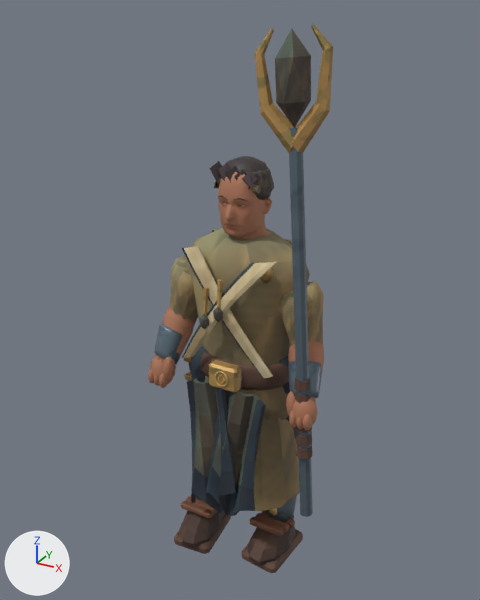
What one commit did to the glTF model public/assets/models/monk.glb.
The view is the same before and after, from a camera (50 mm lens) standing at (1.016, -1.876, 1.971) and looking at (-0.075, 0.108, 0.979). The axes (+X, +Y, +Z) are drawn at lower left. The lights are the same throughout. The picture after the commit comes second. Vertices at exactly the same position are counted once.

The scene before the commit, as lines of its bpy script (objects in view):
```python
me_monk_color_and_skin = bpy.data.meshes.new('monk color and skin')
me_monk_color_and_skin.from_pydata(...)  # 4831 vertices, 9300 faces; spans x -0.42..0.34, y -0.23..0.46, z -0.01..1.93
me_monk_color_and_skin.materials.append(mat_painted_metal_edges__textile_and_clay)
ob_monk = bpy.data.objects.new('monk', me_monk_color_and_skin)
ob_monk.location = (0.0, 0.0, 0.0)
```
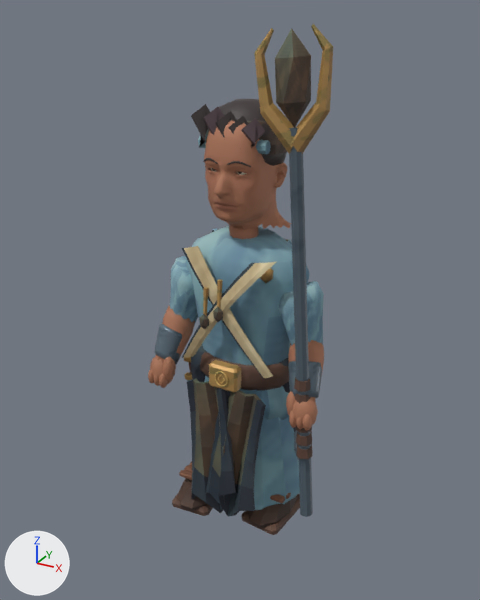
The newer file is also rescaled (x1.066), turned or shifted as a whole; pictures and numbers use the older file's frame.

What changed in the scene script:
```text
Change me_monk_color_and_skin:
    remove me_monk_color_and_skin.from_pydata(...)  # 4831 vertices, 9300 faces; spans x -0.42..0.34, y -0.23..0.46, z -0.01..1.93
    add me_monk_color_and_skin.from_pydata(...)  # 4831 vertices, 9300 faces; spans x -0.42..0.34, y -0.23..0.46, z 0.18..1.93
    me_monk_color_and_skin part 1: the loose piece of 100 vertices spanning x -0.09..0.09, y -0.07..0.09, z 1.41..1.53 is scaled about its middle by 1.5, then moved by (0.0, 0.01, 0.15)
    me_monk_color_and_skin part 2: the loose piece of 56 vertices spanning x -0.09..0.09, y -0.07..0.1, z 1.43..1.52 is scaled about its middle by 1.5, then moved by (0.0, 0.01, 0.15)
    me_monk_color_and_skin part 3: the loose piece of 1604 vertices spanning x -0.1..0.1, y -0.12..0.1, z 1.26..1.51 is scaled about its middle by 1.5, then moved by (0.0, 0.0, 0.1)
    me_monk_color_and_skin part 4: the loose piece of 56 vertices spanning x 0.01..0.06, y -0.1..-0.08, z 1.41..1.43 is scaled about its middle by 1.5, then moved by (0.02, -0.04, 0.12)
    me_monk_color_and_skin part 5: the loose piece of 10 vertices spanning x -0.09..-0.04, y -0.08..-0.04, z 1.44..1.53 is scaled about its middle by 1.5, then moved by (-0.03, -0.03, 0.15)
    me_monk_color_and_skin part 6: the loose piece of 10 vertices spanning x -0.06..-0.01, y -0.08..-0.04, z 1.44..1.52 is scaled about its middle by 1.5, then moved by (-0.02, -0.03, 0.15)
    me_monk_color_and_skin part 7: the loose piece of 10 vertices spanning x -0.03..0.02, y -0.09..-0.04, z 1.43..1.52 is scaled about its middle by 1.5, then moved by (0.0, -0.03, 0.15)
    me_monk_color_and_skin part 8: the loose piece of 10 vertices spanning x 0.0..0.05, y -0.08..-0.04, z 1.43..1.51 is scaled about its middle by 1.5, then moved by (0.01, -0.03, 0.15)
    me_monk_color_and_skin part 9: the loose piece of 10 vertices spanning x 0.03..0.08, y -0.08..-0.04, z 1.44..1.51 is scaled about its middle by 1.5, then moved by (0.03, -0.03, 0.15)
    me_monk_color_and_skin part 10: the loose piece of 18 vertices spanning x -0.08..0.08, y -0.06..-0.04, z 1.44..1.46 is scaled about its middle by 1.5, then moved by (0.0, -0.02, 0.14)
    me_monk_color_and_skin part 11: the loose piece of 40 vertices spanning x -0.22..-0.07, y -0.21..0.05, z 0.03..0.13 is scaled about its middle by (1, 1, 0.772), then moved by (0.0, 0.0, 0.17)
    me_monk_color_and_skin part 12: the loose piece of 32 vertices spanning x -0.21..-0.07, y -0.14..-0.11, z 0.13..0.16 is moved by (0.0, 0.0, 0.16)
    me_monk_color_and_skin part 13: the loose piece of 32 vertices spanning x -0.22..-0.08, y -0.1..-0.07, z 0.12..0.15 is moved by (0.0, 0.0, 0.16)
    me_monk_color_and_skin part 14: the loose piece of 32 vertices spanning x -0.24..-0.06, y -0.2..0.05, z -0.01..0.04 is moved by (0.0, 0.0, 0.19)
    me_monk_color_and_skin part 15: the loose piece of 40 vertices spanning x 0.07..0.22, y -0.16..0.1, z 0.03..0.13 is scaled about its middle by (1, 1, 0.772), then moved by (0.0, 0.0, 0.17)
    me_monk_color_and_skin part 16: the loose piece of 12 vertices spanning x 0.13..0.17, y -0.04..-0.02, z 0.16..0.22 is moved by (0.0, 0.0, 0.15)
    me_monk_color_and_skin part 17: the loose piece of 32 vertices spanning x 0.07..0.21, y -0.09..-0.06, z 0.13..0.16 is moved by (0.0, 0.0, 0.16)
    me_monk_color_and_skin part 18: 181 of the vertices in x 0.04..0.24, y -0.15..0.14, z -0.01..0.86 are scaled about their middle by (1, 1, 0.772), then moved by (0.0, 0.0, 0.09)
    me_monk_color_and_skin part 19: 2909 faces centred in x -0.42..0.32, y -0.18..0.44, z 0.12..1.93 are repainted in the vertex colours; the middle colour goes from brown #a98264 to beige #a29976
    me_monk_color_and_skin part 20: 2300 faces centred in x -0.41..0.33, y -0.21..0.43, z -0.01..1.88 are repainted in the vertex colours; the middle colour goes from brown #5b4a43 to brown #5c4a41
    other edits to the shape of me_monk_color_and_skin do not show in these pictures
```

Where the change shows, as pixel boxes [x1, y1, x2, y2] in the pictures (480 x 600 px; the box of a moved part takes in the faces that stretch with it):
'monk', reshaped, recoloured (7% shorter)
    before: [148, 24, 333, 573]
    after: [148, 24, 333, 535]
part 1 of me_monk_color_and_skin, moved or reshaped
    before: [220, 156, 271, 200]
    after: [208, 99, 287, 166]
part 2 of me_monk_color_and_skin, moved or reshaped
    before: [219, 158, 274, 194]
    after: [205, 102, 287, 155]
part 3 of me_monk_color_and_skin, moved or reshaped
    before: [218, 172, 272, 237]
    after: [204, 120, 291, 229]
part 4 of me_monk_color_and_skin, moved or reshaped
    before: [234, 198, 248, 202]
    after: [227, 161, 251, 167]
part 5 of me_monk_color_and_skin, moved or reshaped
    before: [210, 161, 222, 188]
    after: [191, 104, 210, 147]
part 6 of me_monk_color_and_skin, moved or reshaped
    before: [218, 163, 231, 181]
    after: [203, 107, 224, 135]
part 7 of me_monk_color_and_skin, moved or reshaped
    before: [226, 166, 239, 183]
    after: [216, 111, 237, 137]
part 8 of me_monk_color_and_skin, moved or reshaped
    before: [234, 169, 247, 180]
    after: [229, 116, 249, 133]
part 9 of me_monk_color_and_skin, moved or reshaped
    before: [242, 171, 257, 190]
    after: [241, 118, 265, 148]
part 10 of me_monk_color_and_skin, moved or reshaped
    before: [214, 180, 261, 194]
    after: [198, 135, 271, 154]
part 11 of me_monk_color_and_skin, moved or reshaped
    before: [179, 510, 224, 548]
    after: [178, 478, 207, 511]
part 12 of me_monk_color_and_skin, moved or reshaped
    before: [181, 501, 213, 518]
    after: [179, 470, 192, 480]
part 13 of me_monk_color_and_skin, moved or reshaped
    before: [186, 496, 217, 514]
    after: [184, 465, 192, 472]
part 14 of me_monk_color_and_skin, moved or reshaped
    before: [174, 510, 231, 554]
    after: [172, 494, 213, 516]
part 15 of me_monk_color_and_skin, moved or reshaped
    before: [247, 515, 296, 566]
    after: [248, 496, 297, 528]
part 16 of me_monk_color_and_skin, moved or reshaped (not visible afterwards)
    before: [269, 508, 277, 516]
part 17 of me_monk_color_and_skin, moved or reshaped
    before: [250, 517, 284, 536]
    after: [270, 494, 285, 503]
part 18 of me_monk_color_and_skin, moved or reshaped
    before: [242, 356, 303, 573]
    after: [242, 358, 300, 535]
part 19 of me_monk_color_and_skin, recoloured
    before: [170, 97, 324, 532]
    after: [170, 97, 324, 512]
part 20 of me_monk_color_and_skin, edited (looks the same)
    both: [173, 29, 322, 517]
